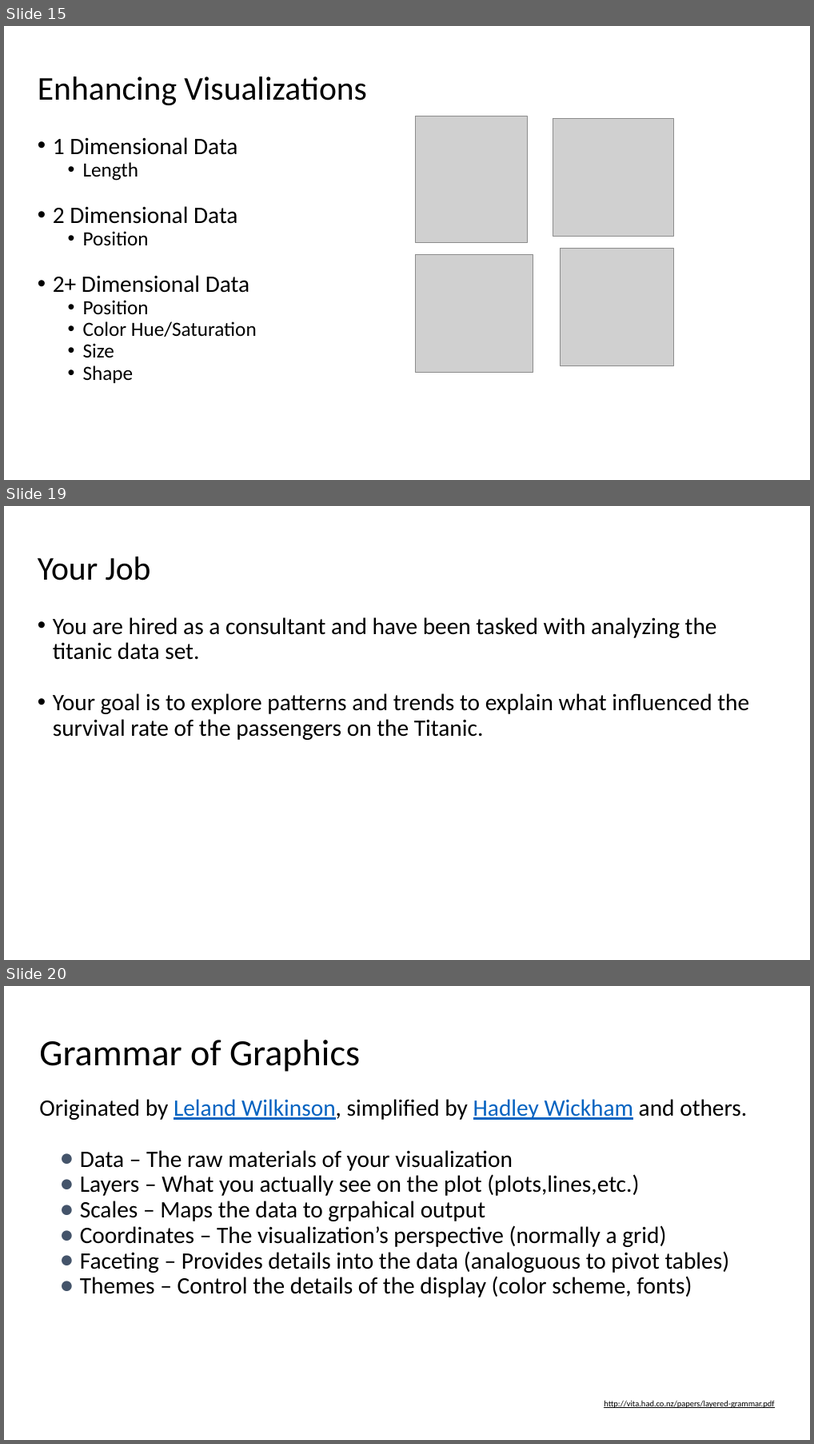
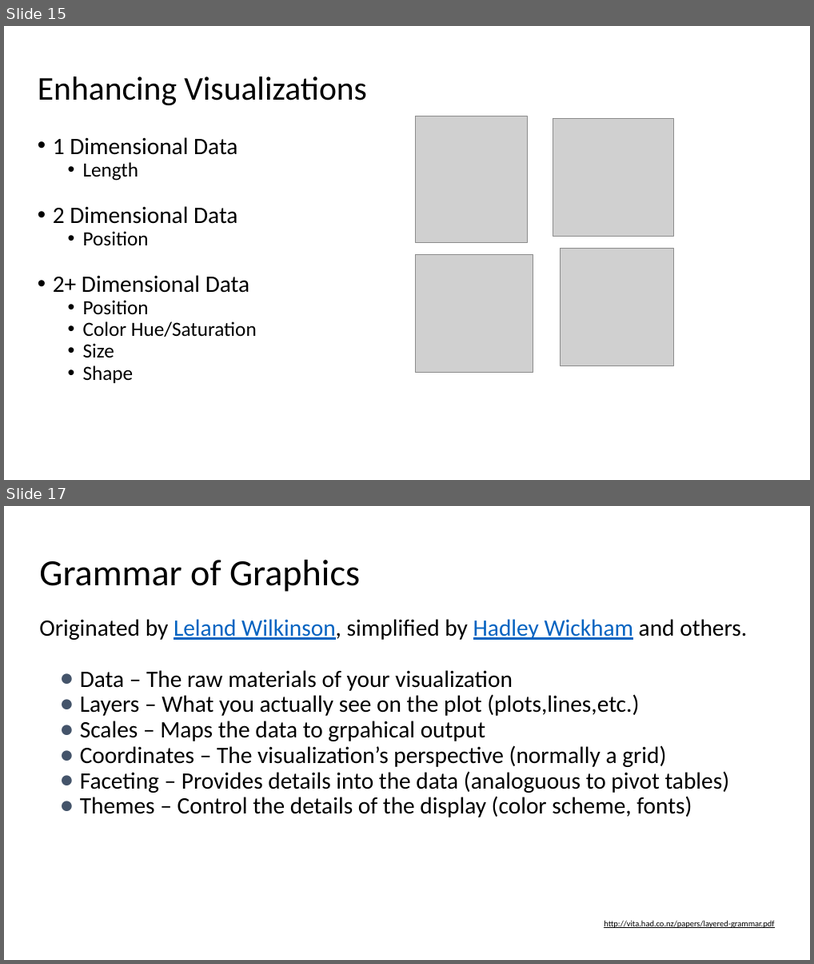
Before and after one commit to RAJohansen/UCL_Workshops, a slide deck: Intro_to_R/Introduction to R.pptx. Shown one above the other, each under a label of ours: slides 15, 19 and 20 before the commit, slides 15 and 17 after it; the slides between them are not shown. The pictures are 814x1444 and 814x964 pixels, drawn with LibreOffice and Linux fonts; fonts in the diff are those of the drawing; grey boxes stand for pictures. Boxes give left, top, right and bottom in pixels: in the first picture for what was removed or moved away, otherwise in the second. Text is boxed around its words. In the diff, an @@ line names an element or a change of style, - is before the commit and + after.

```diff
--- a/Intro_to_R/Introduction to R.pptx
+++ b/Intro_to_R/Introduction to R.pptx
@@ slide 19 removed at box(4, 506, 810, 960), background #FFFFFF @@
@@ title removed at box(38, 556, 151, 580) @@
-Your Job
@@ text removed at box(53, 617, 750, 740) @@
-• You are hired as a consultant and have been tasked with analyzing the titanic data set.
-• Your goal is to explore patterns and trends to explain what influenced the survival rate of the passengers on the Titanic.
@@ what was slide 20 is now slide 17 @@
```
Also in this commit, not shown: 7 slides changed, 5 slides added, 6 other slides removed.
